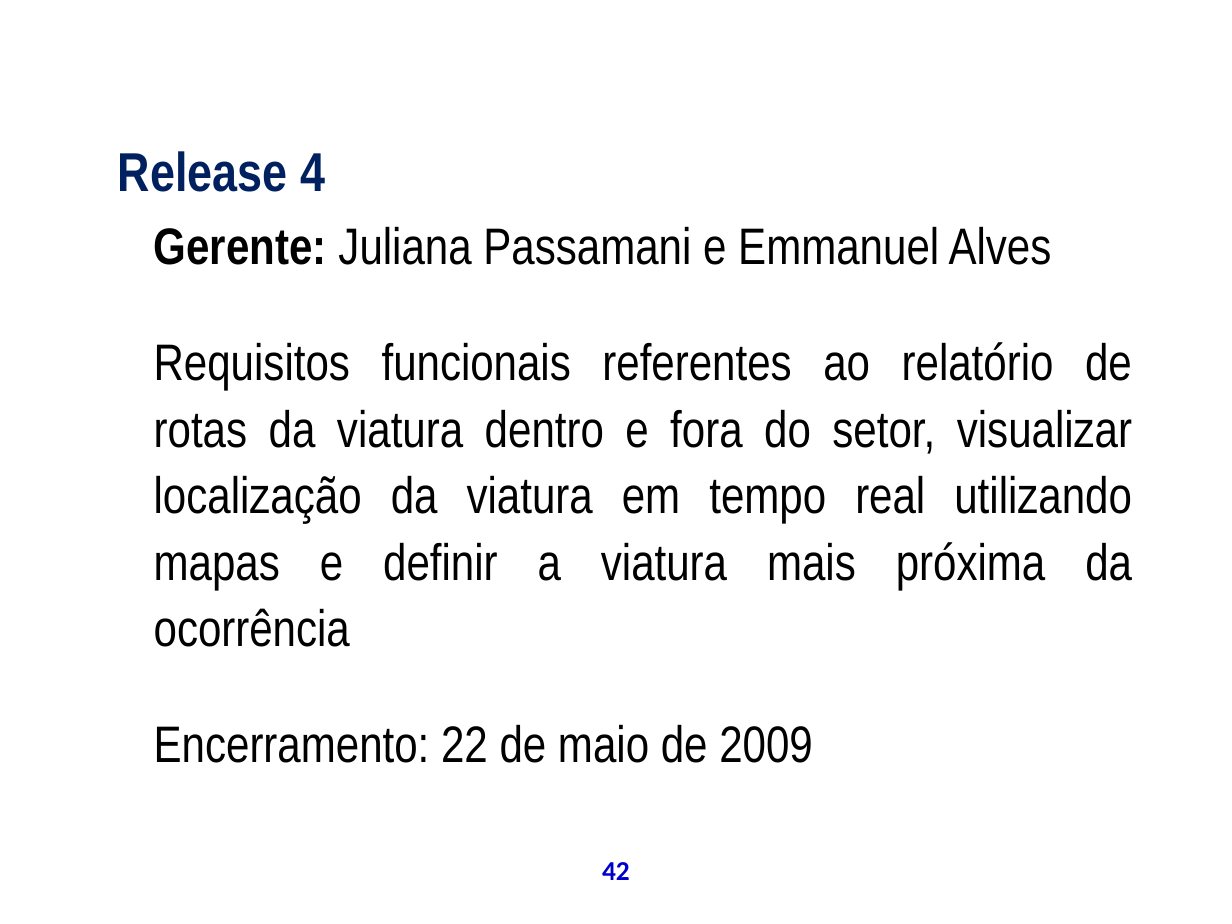
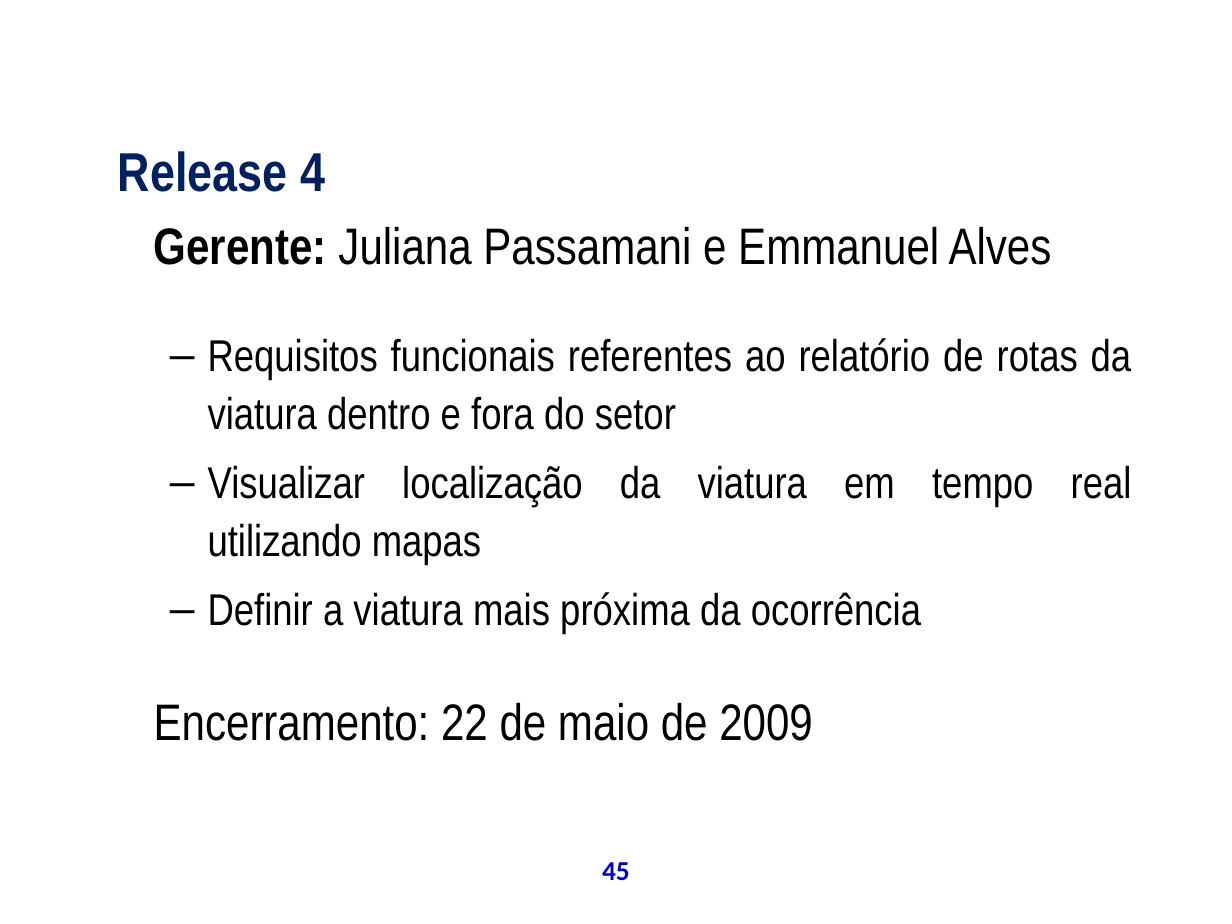
Before and after one commit to theoziran/sislodim, a slide deck: slide 45 of documentos/ProjetoPSA/Apresentação Final.ppt (slide 42 before the commit). Drawn at 1232x924 pixels with LibreOffice and Linux fonts; fonts in the diff are those of the drawing; background and template pictures are left out. Boxes give left, top, right and bottom in pixels: in the first picture for what was removed or moved away, otherwise in the second. Text is boxed around its words. In the diff, an @@ line names an element or a change of style, - is before the commit and + after.

```diff
--- a/documentos/ProjetoPSA/Apresentação Final.ppt
+++ b/documentos/ProjetoPSA/Apresentação Final.ppt
@@ text at box(208, 338, 1132, 634): text changed; size 30 to 26 pt @@
-Requisitos funcionais referentes ao relatório de rotas da viatura dentro e fora do setor, visualizar localização da viatura em tempo real utilizando mapas e definir a viatura mais próxima da ocorrência
+  – Requisitos funcionais referentes ao relatório de rotas da viatura dentro e fora do setor
+  – Visualizar localização da viatura em tempo real utilizando mapas
+  – Definir a viatura mais próxima da ocorrência
@@ page number at box(602, 862, 630, 880): text changed @@
-42
+45
```
Also in this commit, not shown: 46 other slides changed, 4 slides added, 1 slide removed.
